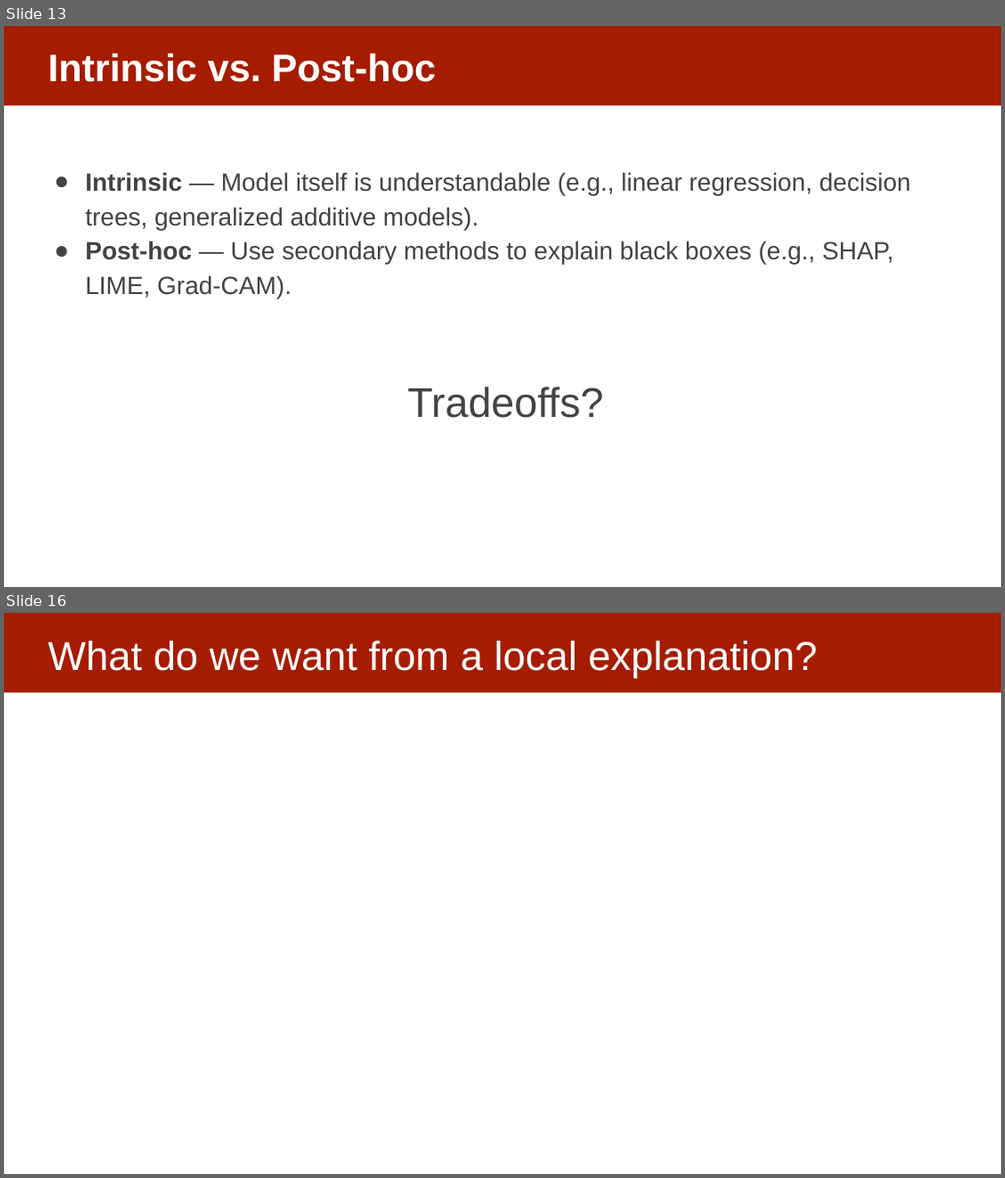
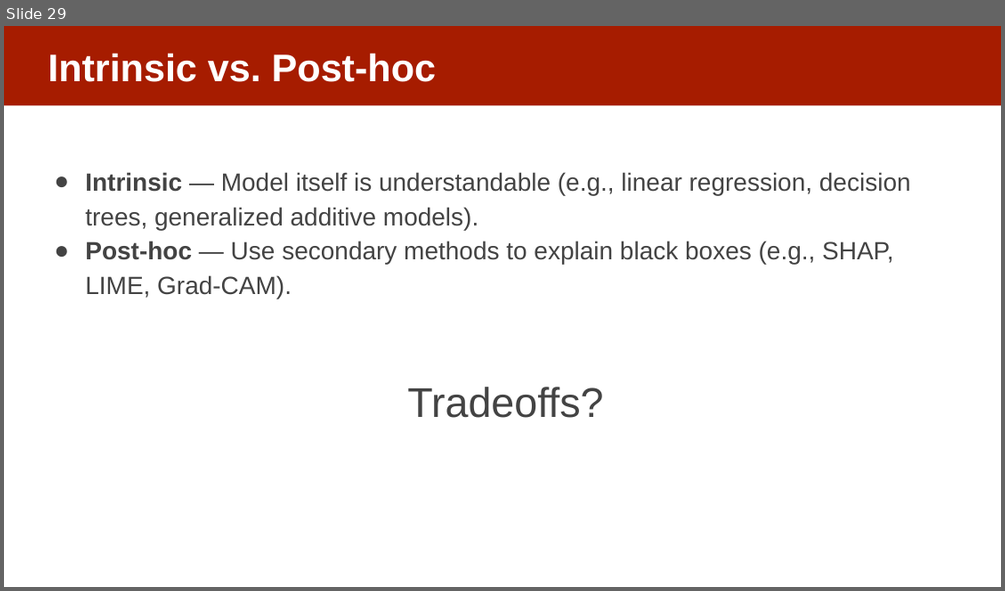
Before and after one commit to dssg/MLinPractice, a slide deck: Lectures/Lecture13-InterpretabilityOverview.pptx. Shown one above the other, each under a label of ours: slides 13 and 16 before the commit, slide 29 after it; the slides between them are not shown. The pictures are 1005x1178 and 1005x591 pixels, drawn with LibreOffice and Linux fonts; fonts in the diff are those of the drawing. Boxes give left, top, right and bottom in pixels: in the first picture for what was removed or moved away, otherwise in the second. Text is boxed around its words. In the diff, an @@ line names an element or a change of style, - is before the commit and + after.

```diff
--- a/Lectures/Lecture13-InterpretabilityOverview.pptx
+++ b/Lectures/Lecture13-InterpretabilityOverview.pptx
@@ slide 16 removed at [4, 613, 1001, 1174], background #FFFFFF; not listed: 1 template element that a slide beside it also shows @@
@@ title removed at [48, 641, 817, 678] @@
-What do we want from a local explanation?
@@ what was slide 13 is now slide 29 @@
```
Also in this commit, not shown: 3 slides changed, 1 slide added, 3 other files.
